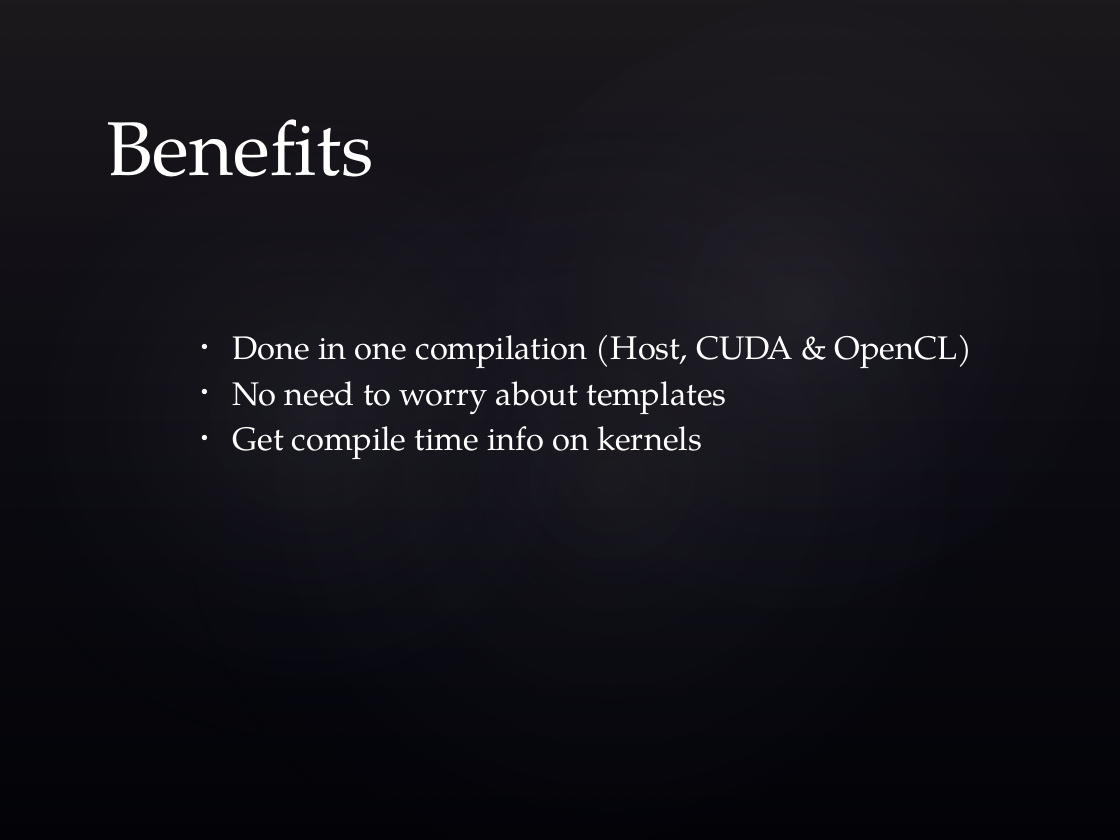
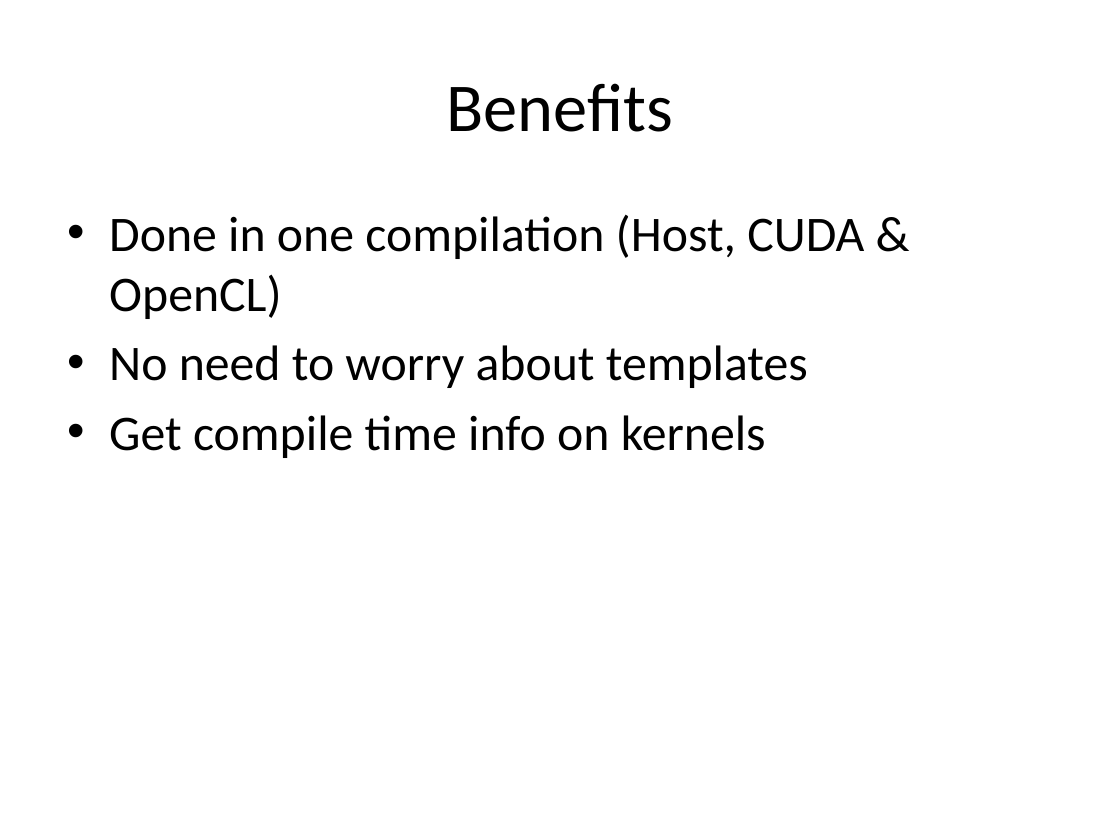
Before and after one commit to dlang/dconf.org, a slide deck: slide 14 of 2017/talks/wilson.pptx (slide 13 before the commit). Drawn at 1120x840 pixels with LibreOffice and Linux fonts; fonts in the diff are those of the drawing; background and template pictures are left out. Boxes give left, top, right and bottom in pixels: in the first picture for what was removed or moved away, otherwise in the second. Text is boxed around its words. In the diff, an @@ line names an element or a change of style, - is before the commit and + after.

```diff
--- a/2017/talks/wilson.pptx
+++ b/2017/talks/wilson.pptx
@@ background picture (left out) to #FFFFFF @@
@@ rectangle removed at bbox=[0, 0, 1120, 840] @@
@@ ellipse removed at bbox=[0, 0, 696, 840] @@
@@ ellipse removed at bbox=[51, 0, 1120, 840] @@
@@ ellipse removed at bbox=[307, 0, 1120, 761] @@
@@ title "Benefits": place and size @@
-title "Benefits" at bbox=[106, 119, 373, 177]
+title "Benefits" at bbox=[447, 83, 673, 132]
@@ title "Benefits" at bbox=[447, 83, 673, 132]: size 49 to 44 pt, font TeX Gyre Pagella to Calibri, text colour #FFFFFF to #000000; alignment left to centre; vertical alignment bottom to middle @@
@@ text "Done in one compilation (Host, ...": place and size @@
-text "Done in one compilation (Host, ..." at bbox=[233, 335, 973, 459]
+text "Done in one compilation (Host, ..." at bbox=[109, 215, 864, 458]
@@ text "Done in one compilation (Host, ..." at bbox=[109, 215, 864, 458]: size 21 to 32 pt, font TeX Gyre Pagella to Calibri, text colour #FFFFFF to #000000; indent changed; more space between paragraphs; vertical alignment middle to top @@
```
Also in this commit, not shown: 21 other slides changed, 3 slides added, 7 slides removed, 1 other file.
